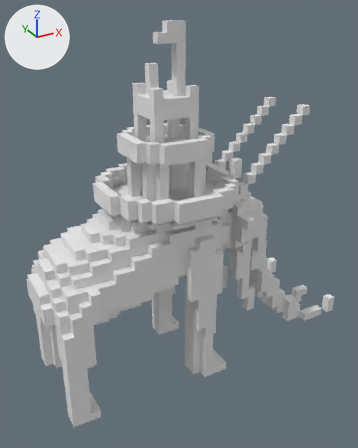
The OBJ model Assets/Prefabs/Cars/LOTR/Vox/elephant.vox.obj as it was, and as the next commit left it.
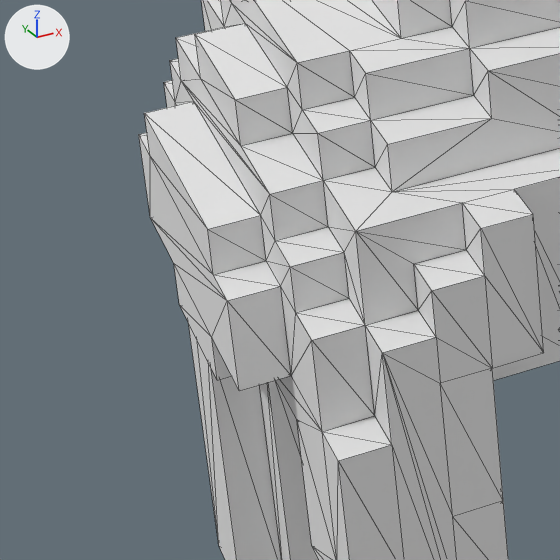
Each version is shown whole from a 50 mm lens placed at (-2.22, -4.65, 4.03), pointed at (0.3, -0.07, 1.74), then close up on the part from 0% to 30% of the width and 57% to 80% of the height. Arrows for +X, +Y and +Z are at upper left; the lights stay in place. The close-ups show mesh edges as thin lines. Where no turn or scale is listed for an object, it has been applied to the vertices. Vertices at the same position are counted once.

Before the edit, the objects in view are built like this:
```python
me_untitled = bpy.data.meshes.new('Untitled')
me_untitled.from_pydata(...)  # 1580 vertices, 3334 faces; spans x -1.4..2.4, y -0.8..0.7, z 0.0..3.9
me_untitled.materials.append(mat_palette)  # white #e7e7e7
ob_untitled = bpy.data.objects.new('Untitled', me_untitled)
ob_untitled.location = (0.0, 0.0, 0.0)
```
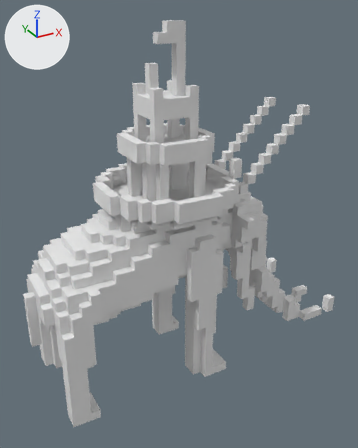
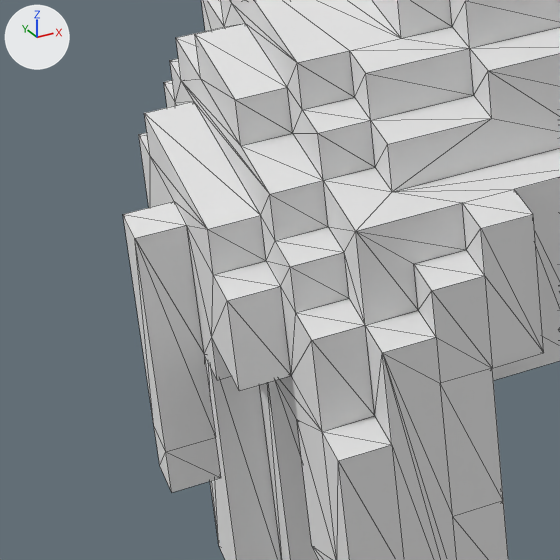
What differs and where, as boxes (x1, y1, x2, y2) in the close-ups (560 x 560 px):
'Untitled', reshaped
    before: (139, 0, 560, 560)
    after: (123, 0, 560, 560)
part 1 of me_untitled, built on
    before: (150, 157, 227, 378)
    after: (123, 157, 227, 492)

The change, as a diff of the scene's bpy script:
```diff
--- a/Assets/Prefabs/Cars/LOTR/Vox/elephant.vox.obj.py
+++ b/Assets/Prefabs/Cars/LOTR/Vox/elephant.vox.obj.py
@@ me_untitled @@
 # used by ob_untitled; location = (0.0, 0.0, 0.0)
-me_untitled.from_pydata(...)  # 1580 vertices, 3334 faces; spans x -1.4..2.4, y -0.8..0.7, z 0.0..3.9
+me_untitled.from_pydata(...)  # 1594 vertices, 3362 faces; spans x -1.5..2.4, y -0.8..0.7, z 0.0..3.9
+# me_untitled part 1
+# 9 faces are deleted
+# 7 vertices are added at x -1.5..-1.4, y -0.1, z 0.7..1.3
+# 7 new vertices lie (0.0, 0.1, 0.0) away from vertices in x -1.5..-1.4, y -0.1, z 0.7..1.3
+# 37 new faces join them
 me_untitled.materials.append(mat_palette)
```
